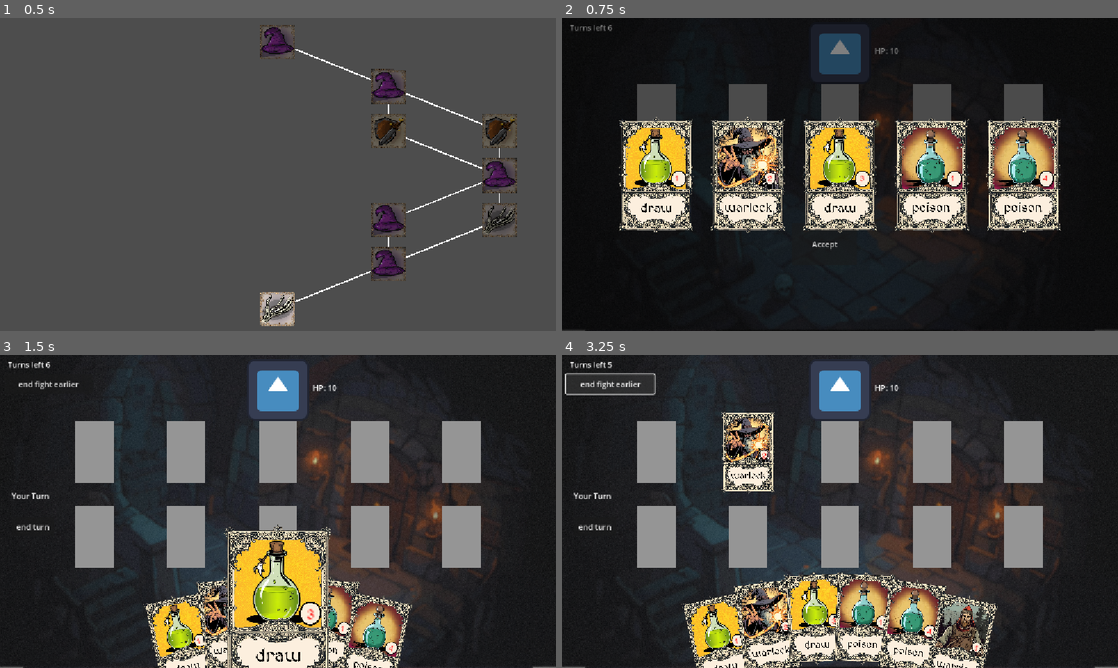
Above: before the commit, frames 1-4 (two rows, left to right).
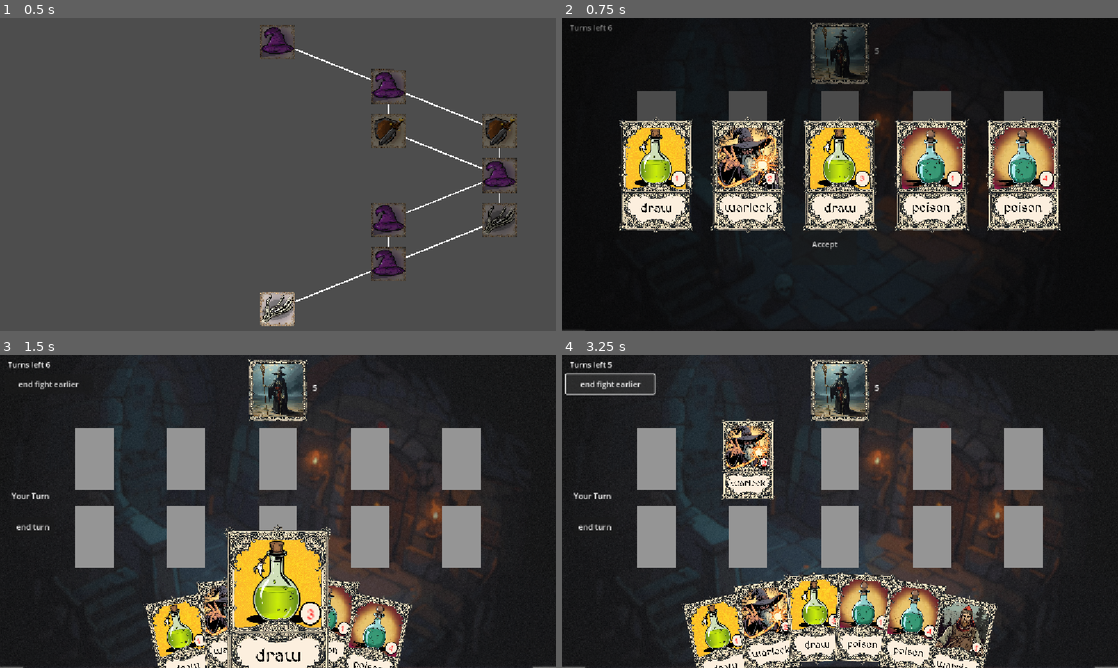
Above: after the commit, the same moments.

Repository: GaskaPiotr/HackYeah2025
Game: Godot game, scene res://dungeon/dungeon.tscn
The game is run twice, just before and just after one commit, with the same random seed, the same clock (stepped at 60 frames per second) and the same inputs. The engine's default icon, where the game draws it, is replaced by a stand-in: a white triangle on a blue panel in a dark square.
Inputs (mouse positions are in pixels of both pictures, inside the frame that each line leads up to):
- Up to frame 1 (0.5 s): no input
- Up to frame 2 (0.75 s): tap Enter at 0.5 s; move the mouse to (840, 309) at 0.52 s; click (840, 309) at 0.67 s
- Up to frame 3 (1.5 s): click "Accept" at 1.25 s
- Up to frame 4 (3.25 s): click "end turn" at 2 s; click "end fight earlier" at 2.75 s

Frame 1 is identical in both runs. In frame 2, 2.4% of the frame differs, in the area x 13-87%, y 1-24%; in frame 3, 3.5%; in frame 4, 5.2%, in the area x 13-87%, y 1-47%.

Commit message:
skonczona gra

Diff:
--- a/board/board.gd
+++ b/board/board.gd
@@ -290,8 +290,25 @@
 	var move
 	var value
 	while not moved:
+		var special_attack
+		if boss:
+			if randi() % 4 == 0:
+				special_attack = true
 		move = EnemyMove.values()[randi() % EnemyMove.size()]
-		if move == EnemyMove.MIXTURE_DMG:
+		if special_attack:
+			print("trying SPECIAL ATTACK")
+			var how_many_left = 2
+			var children = $player_hand.get_children()
+			while how_many_left > 0:
+				var random_card_pos = randi() % children.size()
+				var card_to_remove = children[random_card_pos]
+				cards_on_hand.erase(card_to_remove)
+				card_to_remove.queue_free()
+				arrange_cards_in_hand(cards_on_hand, Vector2(0,80))
+				how_many_left = how_many_left - 1
+				print("moved SPECIAL ATTACK")
+			moved = true
+		elif move == EnemyMove.MIXTURE_DMG:
 			print("trying MIXTURE DMG")
 			value = randi() % 3 + 1
 			var children = $player_troops.get_children()
--- a/board/board.tscn
+++ b/board/board.tscn
@@ -23,7 +23,7 @@
 text = "number of turns left: 6"
 
 [node name="enemy_troops" type="Node2D" parent="."]
-position = Vector2(0, 200)
+position = Vector2(0, 216)
 
 [node name="player_troops" type="Node2D" parent="."]
 position = Vector2(0, 376)
--- a/board/enemy.gd
+++ b/board/enemy.gd
@@ -1,6 +1,9 @@
 extends Node2D
 
 var curr_health = 5
+
+func _ready():
+	$Label.text = str(curr_health)
 
 func _input_event(viewport, event, shape_idx):
 	# This function is automatically called when you click a node with a CollisionShape2D
@@ -12,6 +15,7 @@
 
 func deal_enemy_dmg(dmg):
 	curr_health = curr_health - dmg
-	if curr_health < 0:
+	$Label.text = str(curr_health)
+	if curr_health <= 0:
 		return true
 	return false
--- a/board/enemy.tscn
+++ b/board/enemy.tscn
@@ -1,12 +1,13 @@
 [gd_scene load_steps=3 format=3 uid="uid://b7pixhmlyd780"]
 
 [ext_resource type="Script" uid="uid://b3fa7xxrddfsb" path="res://board/enemy.gd" id="1_sexi2"]
-[ext_resource type="Texture2D" uid="uid://b46j3eo6rr3gw" path="res://icon.svg" id="2_hgsni"]
+[ext_resource type="Texture2D" uid="uid://bhwrjdt1a64bx" path="res://graphics/nekromantA_1.png" id="2_hgsni"]
 
 [node name="Enemy" type="Area2D"]
 script = ExtResource("1_sexi2")
 
 [node name="Sprite2D" type="Sprite2D" parent="."]
+scale = Vector2(0.15, 0.15)
 texture = ExtResource("2_hgsni")
 
 [node name="Label" type="Label" parent="."]
Binary file added: graphics/nekromantA_1.png
Not shown, added: graphics/nekromantA_1.png.import
Binary file added: graphics/reign_of_abaddon_1.png
Not shown, added: graphics/reign_of_abaddon_1.png.import
Not shown, added: hack-yeah-2025.zip
